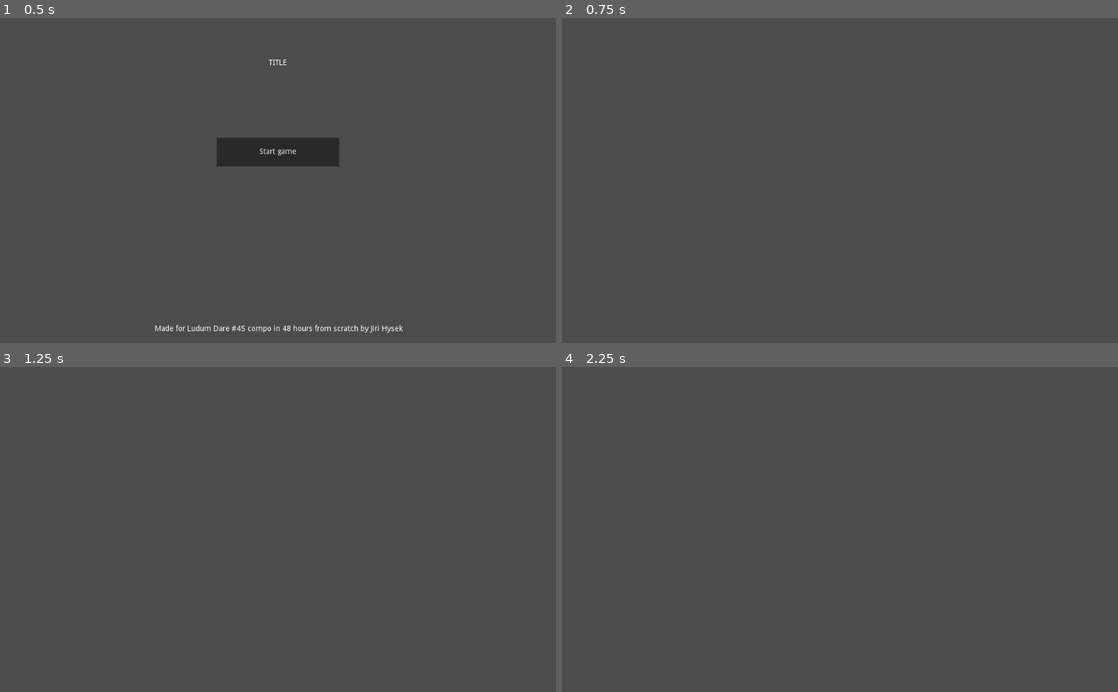
Above: before the commit, frames 1-4 (two rows, left to right).
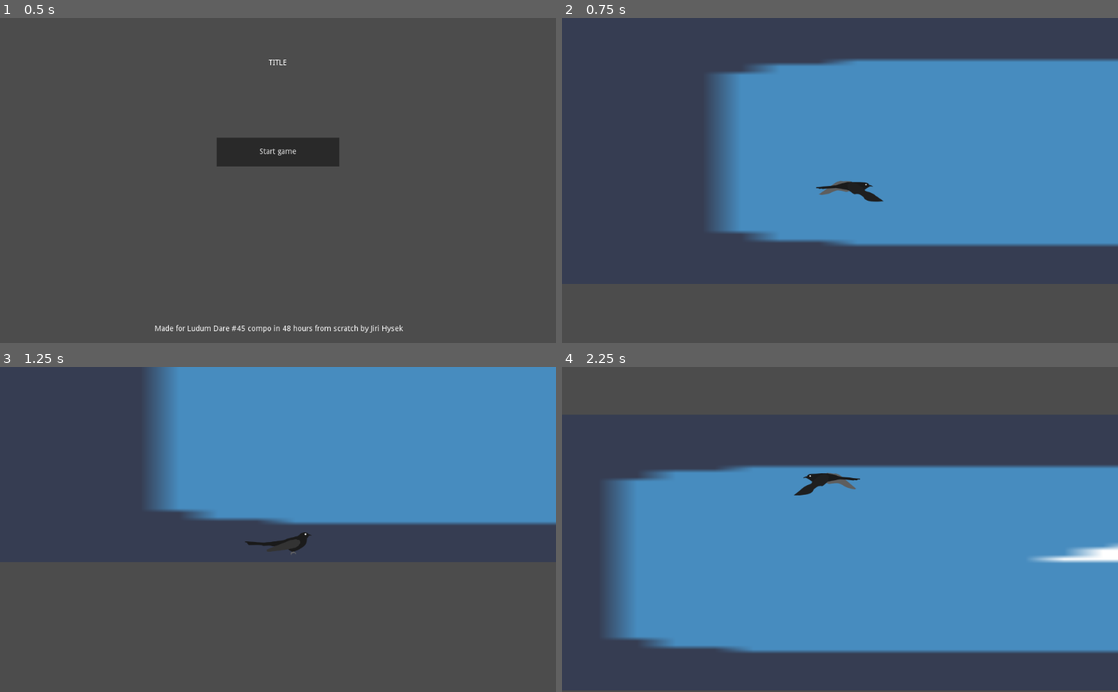
Above: after the commit, the same moments.

Repository: jhysek/ld45
Game: Godot game, scene res://Scenes/Menu.tscn
Same seed, same stepped clock (60 frames per second), same inputs: the game is played once before the commit and once after it. The engine's default icon, where the game draws it, is replaced by a stand-in: a white triangle on a blue panel in a dark square.
Inputs (mouse positions are in pixels of both pictures, inside the frame that each line leads up to):
- Up to frame 1 (0.5 s): no input
- Up to frame 2 (0.75 s): click "Start game" at 0.5 s
- Up to frame 3 (1.25 s): no input
- Up to frame 4 (2.25 s): move the mouse to (962, 513) at 1.27 s; hold Right (ui_right) 1.28-2.03 s; tap X (ui_attack, bound only after the commit) at 1.35 s; tap Space (ui_select) at 1.52, 1.55, 1.82, 2.1 s; move the mouse to (728, 545) at 2.02 s; hold Left (ui_left) from 2.03 s (still down)

Frame 1 is identical in both runs. In frame 2, 42% of the frame differs, in the area x 26-100%, y 12-71%; in frame 3, 36%; in frame 4, 52%, in the area x 7-100%, y 30-89%.

Commit message:
Bird's movement and animations

Diff:
--- /dev/null
+++ b/Components/Bird/Bird.tscn
@@ -0,0 +1,481 @@
+[gd_scene load_steps=14 format=2]
+
+[ext_resource path="res://Scenes/Player.gd" type="Script" id=1]
+[ext_resource path="res://Components/Bird/Assets/body_flying.png" type="Texture" id=2]
+[ext_resource path="res://Components/Bird/Assets/wing_back.png" type="Texture" id=3]
+[ext_resource path="res://Components/Bird/Assets/wing_front.png" type="Texture" id=4]
+[ext_resource path="res://Components/Bird/Assets/body_sitting.png" type="Texture" id=5]
+[ext_resource path="res://Components/Bird/Assets/tail_sitting.png" type="Texture" id=6]
+[ext_resource path="res://Components/Bird/Assets/wing_sitting.png" type="Texture" id=7]
+[ext_resource path="res://Components/Bird/Assets/claw.png" type="Texture" id=8]
+
+[sub_resource type="Animation" id=5]
+resource_name = "AttackLeft"
+tracks/0/type = "value"
+tracks/0/path = NodePath("Visuals/BodyFlying:position")
+tracks/0/interp = 1
+tracks/0/loop_wrap = true
+tracks/0/imported = false
+tracks/0/enabled = true
+tracks/0/keys = {
+"times": PoolRealArray( 0, 1 ),
+"transitions": PoolRealArray( 1, 1 ),
+"update": 0,
+"values": [ Vector2( -8.5854, 0.301247 ), Vector2( -20.1384, -19.3151 ) ]
+}
+tracks/1/type = "value"
+tracks/1/path = NodePath(".:rotation_degrees")
+tracks/1/interp = 1
+tracks/1/loop_wrap = true
+tracks/1/imported = false
+tracks/1/enabled = false
+tracks/1/keys = {
+"times": PoolRealArray( 0, 1 ),
+"transitions": PoolRealArray( 1, 1 ),
+"update": 0,
+"values": [ 0.0, 78.4254 ]
+}
+tracks/2/type = "value"
+tracks/2/path = NodePath("AnimationPlayer:playback_speed")
+tracks/2/interp = 1
+tracks/2/loop_wrap = true
+tracks/2/imported = false
+tracks/2/enabled = true
+tracks/2/keys = {
+"times": PoolRealArray( 0 ),
+"transitions": PoolRealArray( 1 ),
+"update": 0,
+"values": [ 1.0 ]
+}
+tracks/3/type = "value"
+tracks/3/path = NodePath("Visuals/BodyFlying/WingBack:rotation_degrees")
+tracks/3/interp = 1
+tracks/3/loop_wrap = true
+tracks/3/imported = false
+tracks/3/enabled = true
+tracks/3/keys = {
+"times": PoolRealArray( 0, 0.6 ),
+"transitions": PoolRealArray( 1, 1 ),
+"update": 0,
+"values": [ 0.0, -56.9913 ]
+}
+tracks/4/type = "value"
+tracks/4/path = NodePath("Visuals/BodyFlying/WingFront:rotation_degrees")
+tracks/4/interp = 1
+tracks/4/loop_wrap = true
+tracks/4/imported = false
+tracks/4/enabled = true
+tracks/4/keys = {
+"times": PoolRealArray( 0, 0.6 ),
+"transitions": PoolRealArray( 1, 1 ),
+"update": 0,
+"values": [ 0.0, -140.134 ]
+}
+tracks/5/type = "value"
+tracks/5/path = NodePath("Visuals:rotation_degrees")
+tracks/5/interp = 1
+tracks/5/loop_wrap = true
+tracks/5/imported = false
+tracks/5/enabled = true
+tracks/5/keys = {
+"times": PoolRealArray( 0, 1 ),
+"transitions": PoolRealArray( 1, 1 ),
+"update": 0,
+"values": [ 0.0, -78.0 ]
+}
+tracks/6/type = "value"
+tracks/6/path = NodePath("Visuals:position")
+tracks/6/interp = 1
+tracks/6/loop_wrap = true
+tracks/6/imported = false
+tracks/6/enabled = true
+tracks/6/keys = {
+"times": PoolRealArray( 0, 1 ),
+"transitions": PoolRealArray( 1, 1 ),
+"update": 0,
+"values": [ Vector2( 12.2003, -1.35559 ), Vector2( 37.6553, 21.087 ) ]
+}
+
+[sub_resource type="Animation" id=4]
+resource_name = "AttackRight"
+tracks/0/type = "value"
+tracks/0/path = NodePath("Visuals/BodyFlying:position")
+tracks/0/interp = 1
+tracks/0/loop_wrap = true
+tracks/0/imported = false
+tracks/0/enabled = true
+tracks/0/keys = {
+"times": PoolRealArray( 0, 1 ),
+"transitions": PoolRealArray( 1, 1 ),
+"update": 0,
+"values": [ Vector2( -8.5854, 0.301247 ), Vector2( -20.1384, -19.3151 ) ]
+}
+tracks/1/type = "value"
+tracks/1/path = NodePath(".:rotation_degrees")
+tracks/1/interp = 1
+tracks/1/loop_wrap = true
+tracks/1/imported = false
+tracks/1/enabled = false
+tracks/1/keys = {
+"times": PoolRealArray( 0, 1 ),
+"transitions": PoolRealArray( 1, 1 ),
+"update": 0,
+"values": [ 0.0, 78.4254 ]
+}
+tracks/2/type = "value"
+tracks/2/path = NodePath("AnimationPlayer:playback_speed")
+tracks/2/interp = 1
+tracks/2/loop_wrap = true
+tracks/2/imported = false
+tracks/2/enabled = true
+tracks/2/keys = {
+"times": PoolRealArray( 0 ),
+"transitions": PoolRealArray( 1 ),
+"update": 0,
+"values": [ 1.0 ]
+}
+tracks/3/type = "value"
+tracks/3/path = NodePath("Visuals/BodyFlying/WingBack:rotation_degrees")
+tracks/3/interp = 1
+tracks/3/loop_wrap = true
+tracks/3/imported = false
+tracks/3/enabled = true
+tracks/3/keys = {
+"times": PoolRealArray( 0, 0.6 ),
+"transitions": PoolRealArray( 1, 1 ),
+"update": 0,
+"values": [ 0.0, -56.9913 ]
+}
+tracks/4/type = "value"
+tracks/4/path = NodePath("Visuals/BodyFlying/WingFront:rotation_degrees")
+tracks/4/interp = 1
+tracks/4/loop_wrap = true
+tracks/4/imported = false
+tracks/4/enabled = true
+tracks/4/keys = {
+"times": PoolRealArray( 0, 0.6 ),
+"transitions": PoolRealArray( 1, 1 ),
+"update": 0,
+"values": [ 0.0, -140.134 ]
+}
+tracks/5/type = "value"
+tracks/5/path = NodePath("Visuals:rotation_degrees")
+tracks/5/interp = 1
+tracks/5/loop_wrap = true
+tracks/5/imported = false
+tracks/5/enabled = true
+tracks/5/keys = {
+"times": PoolRealArray( 0, 1 ),
+"transitions": PoolRealArray( 1, 1 ),
+"update": 0,
+"values": [ 0.0, 78.0 ]
+}
+tracks/6/type = "value"
+tracks/6/path = NodePath("Visuals:position")
+tracks/6/interp = 1
+tracks/6/loop_wrap = true
+tracks/6/imported = false
+tracks/6/enabled = true
+tracks/6/keys = {
+"times": PoolRealArray( 0 ),
+"transitions": PoolRealArray( 1 ),
+"update": 0,
+"values": [ Vector2( 12.2003, -1.35559 ) ]
+}
+
+[sub_resource type="Animation" id=3]
+resource_name = "Flap"
+tracks/0/type = "value"
+tracks/0/path = NodePath("Visuals/BodySitting:visible")
+tracks/0/interp = 1
+tracks/0/loop_wrap = true
+tracks/0/imported = false
+tracks/0/enabled = true
+tracks/0/keys = {
+"times": PoolRealArray( 0 ),
+"transitions": PoolRealArray( 1 ),
+"update": 1,
+"values": [ false ]
+}
+tracks/1/type = "value"
+tracks/1/path = NodePath("Visuals/BodyFlying:visible")
+tracks/1/interp = 1
+tracks/1/loop_wrap = true
+tracks/1/imported = false
+tracks/1/enabled = true
+tracks/1/keys = {
+"times": PoolRealArray( 0, 1 ),
+"transitions": PoolRealArray( 1, 1 ),
+"update": 1,
+"values": [ true, true ]
+}
+tracks/2/type = "value"
+tracks/2/path = NodePath("Visuals/BodyFlying/WingBack:rotation_degrees")
+tracks/2/interp = 1
+tracks/2/loop_wrap = true
+tracks/2/imported = false
+tracks/2/enabled = true
+tracks/2/keys = {
+"times": PoolRealArray( 0, 0.1, 1 ),
+"transitions": PoolRealArray( 1, 1, 1 ),
+"update": 0,
+"values": [ 0.0, -96.0359, 0.0 ]
+}
+tracks/3/type = "value"
+tracks/3/path = NodePath("Visuals/BodyFlying/WingFront:rotation_degrees")
+tracks/3/interp = 1
+tracks/3/loop_wrap = true
+tracks/3/imported = false
+tracks/3/enabled = true
+tracks/3/keys = {
+"times": PoolRealArray( 0, 0.1, 1 ),
+"transitions": PoolRealArray( 1, 1, 1 ),
+"update": 0,
+"values": [ 0.0, 82.5849, 0.0 ]
+}
+tracks/4/type = "value"
+tracks/4/path = NodePath("Visuals/BodyFlying/WingFront:position")
+tracks/4/interp = 1
+tracks/4/loop_wrap = true
+tracks/4/imported = false
+tracks/4/enabled = true
+tracks/4/keys = {
+"times": PoolRealArray( 0, 0.1, 1 ),
+"transitions": PoolRealArray( 1, 1, 1 ),
+"update": 0,
+"values": [ Vector2( 15.5318, -5.61224 ), Vector2( 16.2849, -0.189877 ), Vector2( 15.5318, -5.61224 ) ]
+}
+tracks/5/type = "value"
+tracks/5/path = NodePath("Visuals/BodyFlying:position")
+tracks/5/interp = 1
+tracks/5/loop_wrap = true
+tracks/5/imported = false
+tracks/5/enabled = true
+tracks/5/keys = {
+"times": PoolRealArray( 0, 0.1, 1 ),
+"transitions": PoolRealArray( 1, 1, 1 ),
+"update": 0,
+"values": [ Vector2( 0, 0 ), Vector2( 0.602493, -5.12112 ), Vector2( 0, 0 ) ]
+}
+tracks/6/type = "value"
+tracks/6/path = NodePath("AnimationPlayer:playback_speed")
+tracks/6/interp = 1
+tracks/6/loop_wrap = true
+tracks/6/imported = false
+tracks/6/enabled = true
+tracks/6/keys = {
+"times": PoolRealArray( 0 ),
+"transitions": PoolRealArray( 1 ),
+"update": 0,
+"values": [ 2.0 ]
+}
+tracks/7/type = "value"
+tracks/7/path = NodePath(".:rotation_degrees")
+tracks/7/interp = 1
+tracks/7/loop_wrap = true
+tracks/7/imported = false
+tracks/7/enabled = true
+tracks/7/keys = {
+"times": PoolRealArray( 0 ),
+"transitions": PoolRealArray( 1 ),
+"update": 0,
+"values": [ 0.0 ]
+}
+tracks/8/type = "value"
+tracks/8/path = NodePath("Visuals:rotation_degrees")
+tracks/8/interp = 1
+tracks/8/loop_wrap = true
+tracks/8/imported = false
+tracks/8/enabled = true
+tracks/8/keys = {
+"times": PoolRealArray( 0 ),
+"transitions": PoolRealArray( 1 ),
+"update": 0,
+"values": [ 0.0 ]
+}
+
+[sub_resource type="Animation" id=2]
+resource_name = "Idle"
+length = 2.0
+loop = true
+tracks/0/type = "value"
+tracks/0/path = NodePath("Visuals/BodyFlying:visible")
+tracks/0/interp = 1
+tracks/0/loop_wrap = true
+tracks/0/imported = false
+tracks/0/enabled = true
+tracks/0/keys = {
+"times": PoolRealArray( 0 ),
+"transitions": PoolRealArray( 1 ),
+"update": 1,
+"values": [ false ]
+}
+tracks/1/type = "value"
+tracks/1/path = NodePath("Visuals/BodySitting:visible")
+tracks/1/interp = 1
+tracks/1/loop_wrap = true
+tracks/1/imported = false
+tracks/1/enabled = true
+tracks/1/keys = {
+"times": PoolRealArray( 0 ),
+"transitions": PoolRealArray( 1 ),
+"update": 1,
+"values": [ true ]
+}
+tracks/2/type = "value"
+tracks/2/path = NodePath("Visuals/BodySitting/Wing:rotation_degrees")
+tracks/2/interp = 1
+tracks/2/loop_wrap = true
+tracks/2/imported = false
+tracks/2/enabled = true
+tracks/2/keys = {
+"times": PoolRealArray( 0, 1.1 ),
+"transitions": PoolRealArray( 1, 1 ),
+"update": 0,
+"values": [ 0.0, 12.1742 ]
+}
+tracks/3/type = "value"
+tracks/3/path = NodePath("Visuals/BodySitting/Tail:rotation_degrees")
+tracks/3/interp = 1
+tracks/3/loop_wrap = true
+tracks/3/imported = false
+tracks/3/enabled = true
+tracks/3/keys = {
+"times": PoolRealArray( 0, 1, 1.1 ),
+"transitions": PoolRealArray( 1, 1, 1 ),
+"update": 0,
+"values": [ 0.0, -9.73149, -8.52263 ]
+}
+tracks/4/type = "value"
+tracks/4/path = NodePath("Visuals/BodySitting:position")
+tracks/4/interp = 1
+tracks/4/loop_wrap = true
+tracks/4/imported = false
+tracks/4/enabled = true
+tracks/4/keys = {
+"times": PoolRealArray( 0, 1.1 ),
+"transitions": PoolRealArray( 1, 1 ),
+"update": 0,
+"values": [ Vector2( 24.6311, -11.7228 ), Vector2( 24.6311, -14.5846 ) ]
+}
+tracks/5/type = "value"
+tracks/5/path = NodePath("Visuals/BodySitting/Claw:position")
+tracks/5/interp = 1
+tracks/5/loop_wrap = true
+tracks/5/imported = false
+tracks/5/enabled = true
+tracks/5/keys = {
+"times": PoolRealArray( 0.1, 1.1 ),
+"transitions": PoolRealArray( 1, 1 ),
+"update": 0,
+"values": [ Vector2( 2.65517, 24.9839 ), Vector2( 2.65517, 28.9001 ) ]
+}
+tracks/6/type = "value"
+tracks/6/path = NodePath("AnimationPlayer:playback_speed")
+tracks/6/interp = 1
+tracks/6/loop_wrap = true
+tracks/6/imported = false
+tracks/6/enabled = true
+tracks/6/keys = {
+"times": PoolRealArray( 0 ),
+"transitions": PoolRealArray( 1 ),
+"update": 0,
+"values": [ 1.0 ]
+}
+tracks/7/type = "value"
+tracks/7/path = NodePath(".:rotation_degrees")
+tracks/7/interp = 1
+tracks/7/loop_wrap = true
+tracks/7/imported = false
+tracks/7/enabled = true
+tracks/7/keys = {
+"times": PoolRealArray( 0 ),
+"transitions": PoolRealArray( 1 ),
+"update": 0,
+"values": [ 0.0 ]
+}
+tracks/8/type = "value"
+tracks/8/path = NodePath("Visuals:rotation_degrees")
+tracks/8/interp = 1
+tracks/8/loop_wrap = true
+tracks/8/imported = false
+tracks/8/enabled = true
+tracks/8/keys = {
+"times": PoolRealArray( 0 ),
+"transitions": PoolRealArray( 1 ),
+"update": 0,
+"values": [ 0.0 ]
+}
+
+[sub_resource type="CapsuleShape2D" id=1]
+radius = 12.184
+height = 51.0629
+
+[node name="Player" type="KinematicBody2D"]
+position = Vector2( -30.2267, 1.25311 )
+script = ExtResource( 1 )
+__meta__ = {
+"_edit_horizontal_guides_": [ 25.7688 ]
+}
+
+[node name="Visuals" type="Node2D" parent="."]
+position = Vector2( 12.2003, -1.35559 )
+
+[node name="BodyFlying" type="Sprite" parent="Visuals"]
+visible = false
+position = Vector2( -8.5854, 0.301247 )
+texture = ExtResource( 2 )
+
+[node name="WingBack" type="Sprite" parent="Visuals/BodyFlying"]
+show_behind_parent = true
+position = Vector2( 23.5288, -5.12759 )
+texture = ExtResource( 3 )
+offset = Vector2( -23.2865, -40.673 )
+
+[node name="WingFront" type="Sprite" parent="Visuals/BodyFlying"]
+position = Vector2( 15.5318, -5.61224 )
+texture = ExtResource( 4 )
+offset = Vector2( 34.3884, -26.8602 )
+
+[node name="BeakRay" type="RayCast2D" parent="Visuals/BodyFlying"]
+position = Vector2( 69.2858, -1.35559 )
+cast_to = Vector2( 10, 0 )
+
+[node name="BodySitting" type="Sprite" parent="Visuals"]
+position = Vector2( 13.8562, -7.41792 )
+texture = ExtResource( 5 )
+offset = Vector2( 3.24016, -0.104398 )
+
+[node name="Tail" type="Sprite" parent="Visuals/BodySitting"]
+position = Vector2( -38.6513, 2.64471 )
+scale = Vector2( 1, 1 )
+texture = ExtResource( 6 )
+offset = Vector2( -40.5107, 1.04337 )
+
+[node name="Wing" type="Sprite" parent="Visuals/BodySitting"]
+position = Vector2( 12.7184, 1.8544 )
+texture = ExtResource( 7 )
+offset = Vector2( -34.4517, 8.81467 )
+
+[node name="Claw" type="Sprite" parent="Visuals/BodySitting"]
+show_behind_parent = true
+position = Vector2( 2.65517, 25.3755 )
+texture = ExtResource( 8 )
+offset = Vector2( 2.4818, 4.91586 )
+
+[node name="ClawRay" type="RayCast2D" parent="Visuals"]
+position = Vector2( 20.1112, 11.8641 )
+enabled = true
+cast_to = Vector2( 0, 10 )
+
+[node name="AnimationPlayer" type="AnimationPlayer" parent="."]
+autoplay = "Idle"
+anims/AttackLeft = SubResource( 5 )
+anims/AttackRight = SubResource( 4 )
+anims/Flap = SubResource( 3 )
+anims/Idle = SubResource( 2 )
+
+[node name="CollisionShape2D" type="CollisionShape2D" parent="."]
+position = Vector2( 30.2531, -1.71421 )
+rotation = 1.57972
+shape = SubResource( 1 )
--- a/Scenes/Game.tscn
+++ b/Scenes/Game.tscn
@@ -1,5 +1,35 @@
-[gd_scene format=2]
+[gd_scene load_steps=4 format=2]
+
+[ext_resource path="res://icon.png" type="Texture" id=1]
+[ext_resource path="res://Components/Bird/Bird.tscn" type="PackedScene" id=2]
+
+[sub_resource type="RectangleShape2D" id=1]
+extents = Vector2( 964.512, 10 )
 
 [node name="Game" type="Node2D"]
 
+[node name="Environment" type="Node2D" parent="."]
+
+[node name="TextureRect" type="TextureRect" parent="Environment"]
+margin_left = -1430.11
+margin_top = -467.468
+margin_right = -1390.11
+margin_bottom = -427.468
+rect_scale = Vector2( 171.649, 19.0778 )
+texture = ExtResource( 1 )
+expand = true
+
+[node name="Floor" type="StaticBody2D" parent="Environment"]
+
+[node name="CollisionShape2D" type="CollisionShape2D" parent="Environment/Floor"]
+position = Vector2( -0.174072, 274.659 )
+shape = SubResource( 1 )
+
+[node name="Player" parent="." instance=ExtResource( 2 )]
+
+[node name="Camera2D" type="Camera2D" parent="Player"]
+current = true
+zoom = Vector2( 1.5, 1.5 )
+smoothing_enabled = true
+
 [node name="Sfx" type="Node" parent="."]
--- /dev/null
+++ b/Scenes/Player.gd
@@ -0,0 +1,78 @@
+extends KinematicBody2D
+
+const STATE_SITTING = 0
+const STATE_FLYING = 1
+
+const GRAVITY = 2000
+const FLAP_FORCE = -1000
+const FLY_SPEED = 40000
+const WALK_SPEED = 10000
+
+var state = STATE_SITTING
+var motion = Vector2(0,0)
+var grounded = true
+var speed = WALK_SPEED
+
+onready var claw_ray = $Visuals/ClawRay
+onready var visual   = $Visuals
+onready var anim     = $AnimationPlayer
+
+func _ready():
+	set_physics_process(true)
+
+func _physics_process(delta):
+	grounded = claw_ray.is_colliding()
+	if grounded:
+		if state != STATE_SITTING:
+			change_state(STATE_SITTING)
+
+	else:
+		speed = FLY_SPEED
+		if state != STATE_FLYING:
+			change_state(STATE_FLYING)
+
+	motion.y += GRAVITY * delta
+
+	if Input.is_action_just_pressed("ui_attack"):
+		anim.stop(true)
+		if visual.scale.x > 0:
+			anim.play("AttackRight")
+		else:
+			anim.play("AttackLeft")
+
+	if Input.is_action_just_pressed("ui_select"):
+		motion.y = FLAP_FORCE
+		anim.stop(true)
+		anim.play("Flap")
+
+	if Input.is_action_pressed("ui_left"):
+		if visual.scale.x > 0:
+			visual.scale.x = -1
+		motion.x = max(motion.x - speed * delta, -speed * delta)
+
+	if Input.is_action_pressed("ui_right"):
+		if visual.scale.x < 0:
+			visual.scale.x = 1
+		motion.x = min(motion.x + speed * delta, speed * delta)
+
+	elif !Input.is_action_pressed("ui_left") and grounded:
+		motion.x = 0
+		#motion.y = 0
+
+	motion = move_and_slide(motion, Vector2(0,0), true)
+
+
+func change_state(target):
+	print(str(state) + " -> " + str(target));
+	if target == state:
+		return
+
+	if target == STATE_SITTING:
+		state = STATE_SITTING
+		speed = WALK_SPEED
+		anim.play("Idle")
+
+	if target == STATE_FLYING:
+		state = STATE_FLYING
+		speed = FLY_SPEED
+		anim.play("Flap")
--- a/project.godot
+++ b/project.godot
@@ -51,6 +51,12 @@
 , Object(InputEventKey,"resource_local_to_scene":false,"resource_name":"","device":0,"alt":false,"shift":false,"control":false,"meta":false,"command":false,"pressed":false,"scancode":83,"unicode":0,"echo":false,"script":null)
  ]
 }
+ui_attack={
+"deadzone": 0.5,
+"events": [ Object(InputEventKey,"resource_local_to_scene":false,"resource_name":"","device":0,"alt":false,"shift":false,"control":false,"meta":false,"command":false,"pressed":false,"scancode":88,"unicode":0,"echo":false,"script":null)
+, Object(InputEventJoypadButton,"resource_local_to_scene":false,"resource_name":"","device":0,"button_index":3,"pressure":0.0,"pressed":false,"script":null)
+ ]
+}
 
 [rendering]
 
Binary file added: Components/Bird/Assets/body_flying.png
Not shown, added: Components/Bird/Assets/body_flying.png.import
Binary file added: Components/Bird/Assets/body_sitting.png
Not shown, added: Components/Bird/Assets/body_sitting.png.import
Binary file added: Components/Bird/Assets/claw.png
Not shown, added: Components/Bird/Assets/claw.png.import
Binary file added: Components/Bird/Assets/tail_sitting.png
Not shown, added: Components/Bird/Assets/tail_sitting.png.import
Binary file added: Components/Bird/Assets/wing_back.png
Not shown, added: Components/Bird/Assets/wing_back.png.import
Binary file added: Components/Bird/Assets/wing_front.png
Not shown, added: Components/Bird/Assets/wing_front.png.import
(and 2 more such lines)
